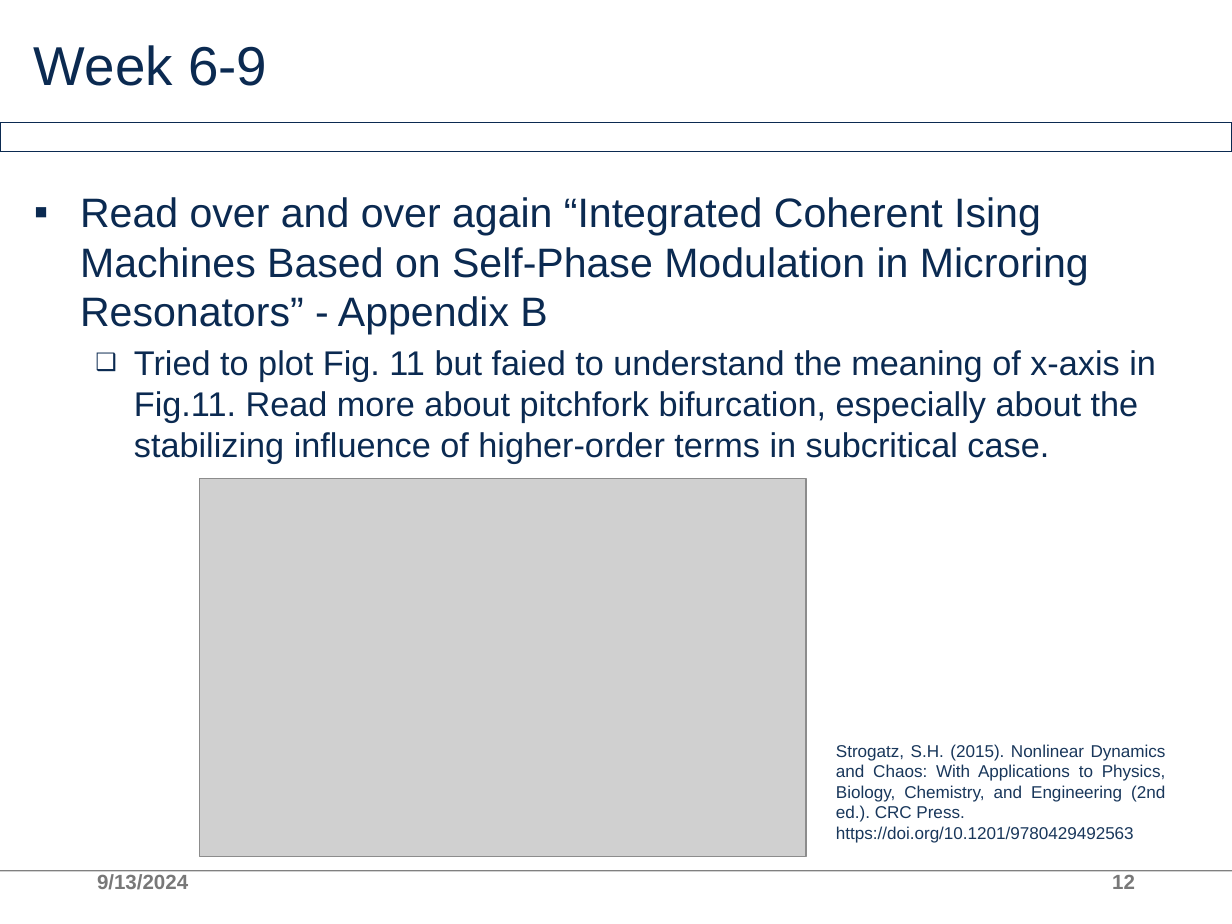
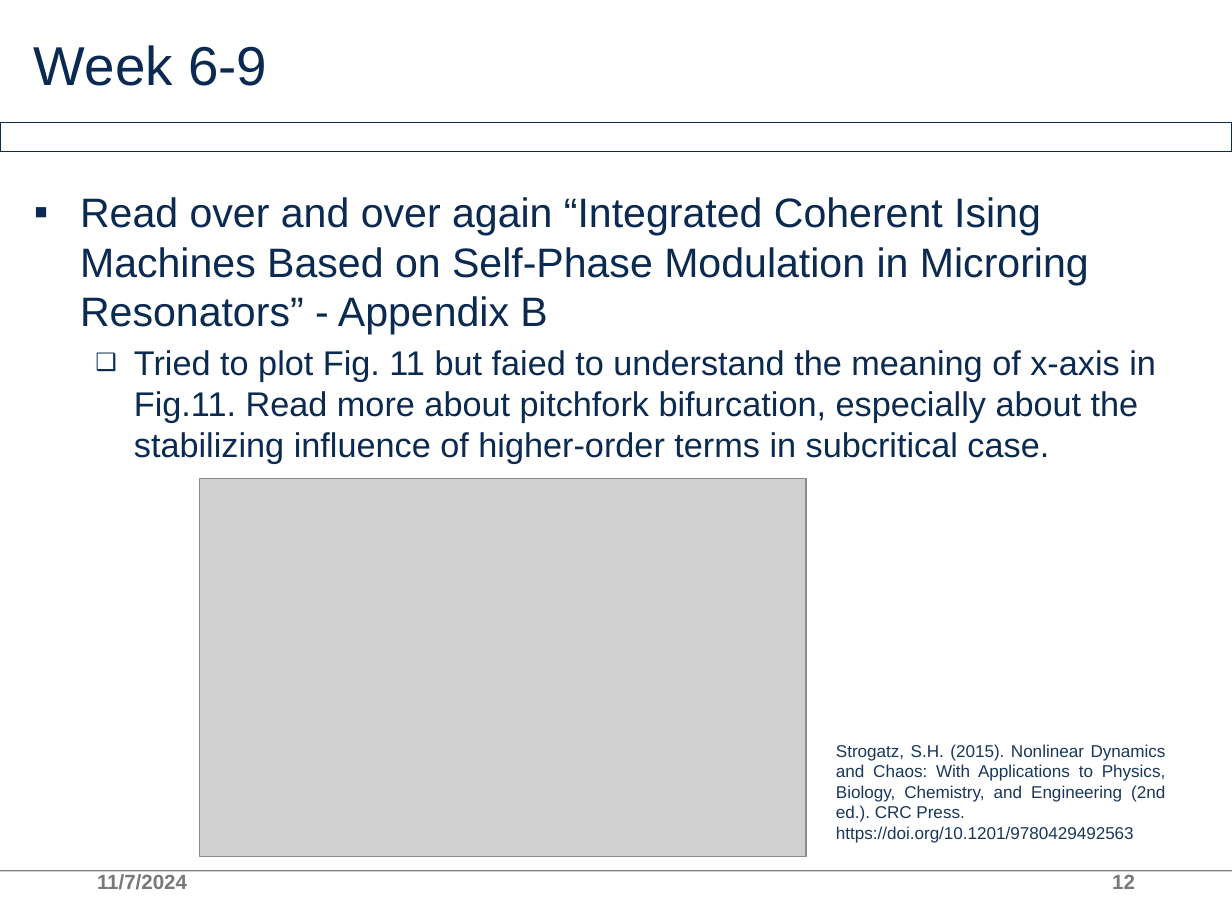
Before and after one commit to AllInCoffee/WHK_workplace, a slide deck: slide 12 of progress.pptx. Drawn at 1232x924 pixels with LibreOffice and Linux fonts; fonts in the diff are those of the drawing; grey boxes stand for pictures; background and template pictures are left out. Boxes give left, top, right and bottom in pixels: in the first picture for what was removed or moved away, otherwise in the second. Text is boxed around its words. In the diff, an @@ line names an element or a change of style, - is before the commit and + after.

```diff
--- a/progress.pptx
+++ b/progress.pptx
@@ text at box(97, 874, 187, 890): text changed @@
-9/13/2024
+11/7/2024
```
Also in this commit, not shown: 27 other slides changed, 8 slides added.
